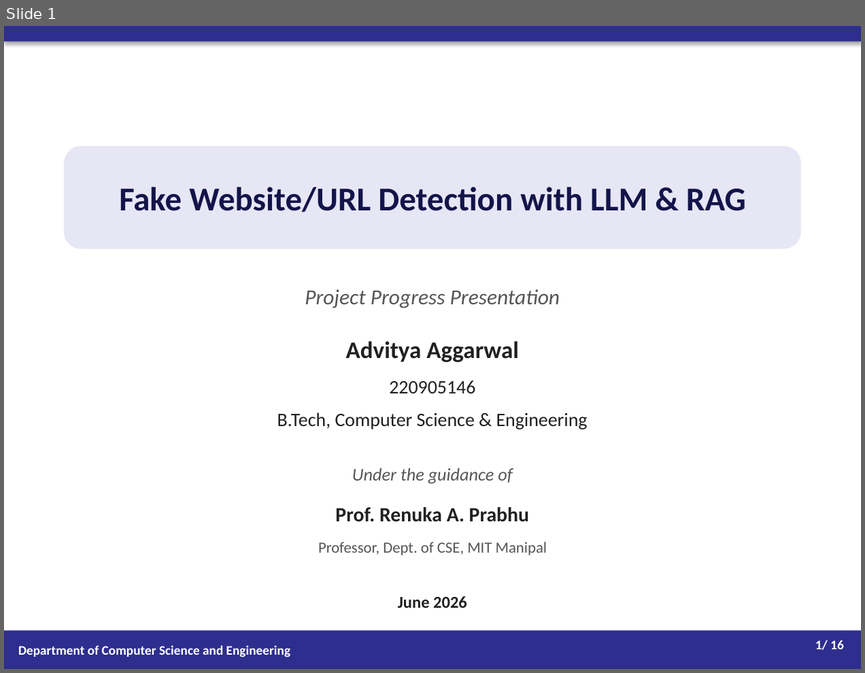
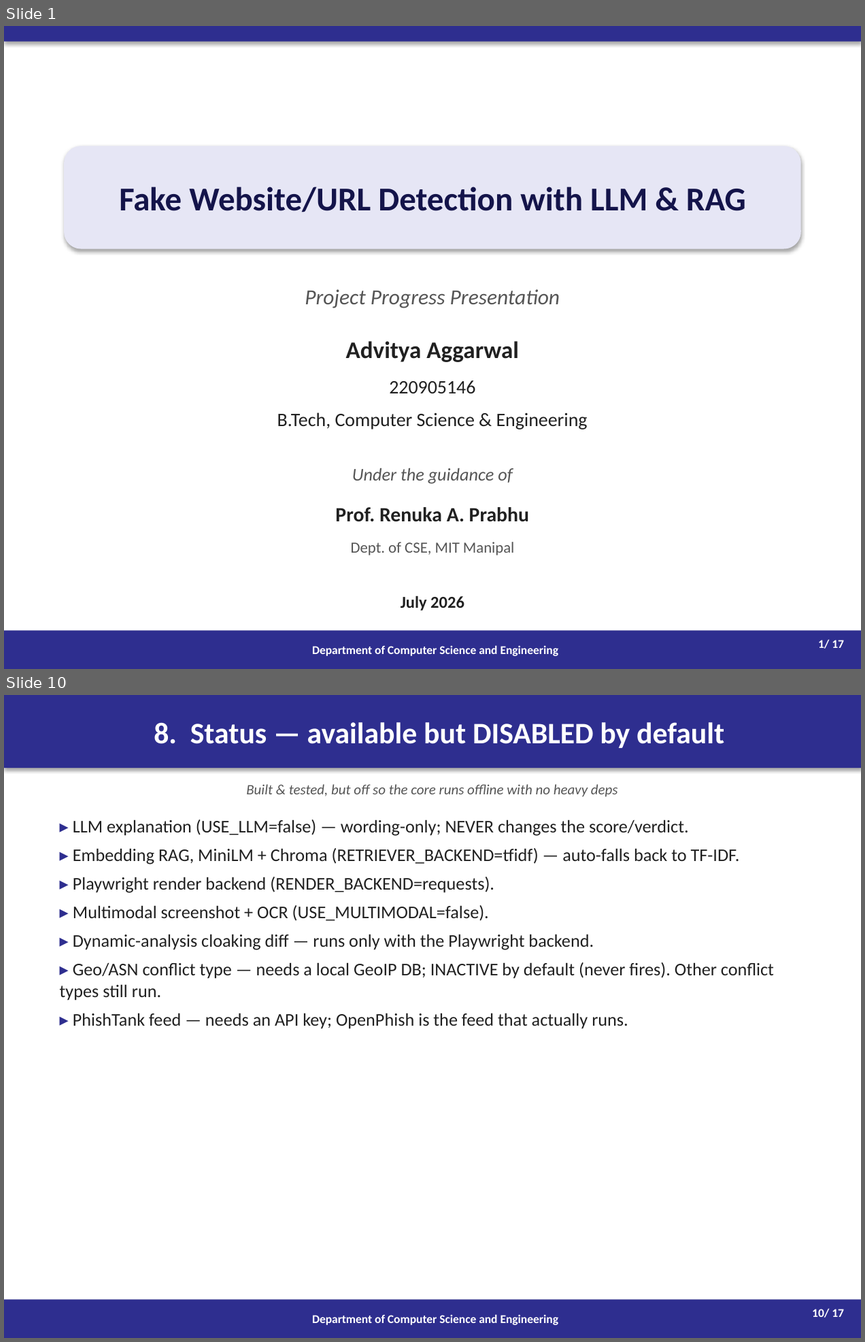
Before and after one commit to Advityaa/fake-url-detection, a slide deck: Project_Progress_Presentation.pptx. Shown one above the other, each under a label of ours: slide 1 before the commit, slides 1 and 10 after it; the slides between them are not shown. The pictures are 865x673 and 865x1342 pixels, drawn with LibreOffice and Linux fonts; fonts in the diff are those of the drawing. Boxes give left, top, right and bottom in pixels: in the first picture for what was removed or moved away, otherwise in the second. Text is boxed around its words. In the diff, an @@ line names an element or a change of style, - is before the commit and + after.

```diff
--- a/Project_Progress_Presentation.pptx
+++ b/Project_Progress_Presentation.pptx
@@ slide 10 added at box(4, 695, 861, 1338), background #FFFFFF @@
@@ rectangle added at box(4, 695, 861, 768), fill #2E2E8F, 25 pt, text #FFFFFF, bold @@
+8. Status — available but DISABLED by default
@@ text added at box(246, 784, 618, 797), 12 pt, text #555555, italic @@
+Built & tested, but off so the core runs offline with no heavy deps
@@ text added at box(60, 819, 774, 1029), 15 pt, text #202020 @@
+▸ LLM explanation (USE_LLM=false) — wording-only; NEVER changes the score/verdict.
+▸ Embedding RAG, MiniLM + Chroma (RETRIEVER_BACKEND=tfidf) — auto-falls back to TF-IDF.
+▸ Playwright render backend (RENDER_BACKEND=requests).
+▸ Multimodal screenshot + OCR (USE_MULTIMODAL=false).
+▸ Dynamic-analysis cloaking diff — runs only with the Playwright backend.
+▸ Geo/ASN conflict type — needs a local GeoIP DB; INACTIVE by default (never fires). Other conflict types still run.
+▸ PhishTank feed — needs an API key; OpenPhish is the feed that actually runs.
@@ rectangle added at box(4, 1299, 861, 1338), fill #2E2E8F, 10 pt, text #FFFFFF, bold @@
+Department of Computer Science and Engineering
@@ text added at box(812, 1308, 844, 1317), 10 pt, text #FFFFFF, bold @@
+10/ 17
@@ slide 1 changed as well @@
@@ rounded rectangle "Fake Website/URL Detection with LLM ..." at box(64, 146, 801, 249): shadow on @@
@@ text at box(351, 541, 514, 555): text changed @@
-Professor, Dept. of CSE, MIT Manipal
+Dept. of CSE, MIT Manipal
@@ text at box(400, 595, 464, 610): text changed @@
-June 2026
+July 2026
@@ rectangle "Department of Computer Science and ..." at box(4, 630, 861, 669): size 11 to 10 pt; alignment left to centre @@
@@ text at box(818, 639, 844, 648): text changed; size 11 to 10 pt @@
-1/ 16
+1/ 17
```
Also in this commit, not shown: 9 other slides changed, 6 other slides added, 6 slides removed, 3 other files.
